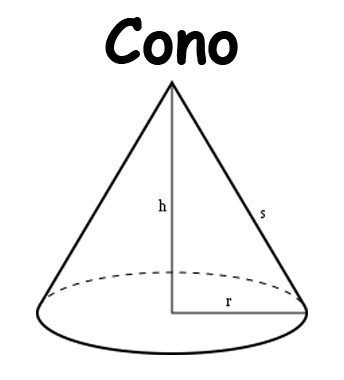
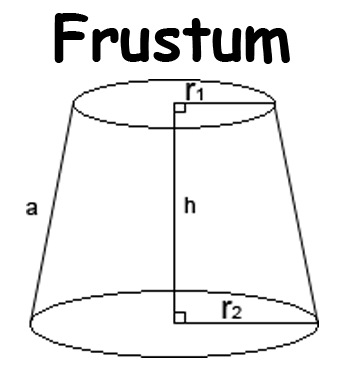
Layer changes from the first (344, 380) image to the second:
painted on "Capa 3" over [26, 79, 319, 358]
renamed "Cono" to "Frustum", painted on it over [54, 13, 290, 65]
